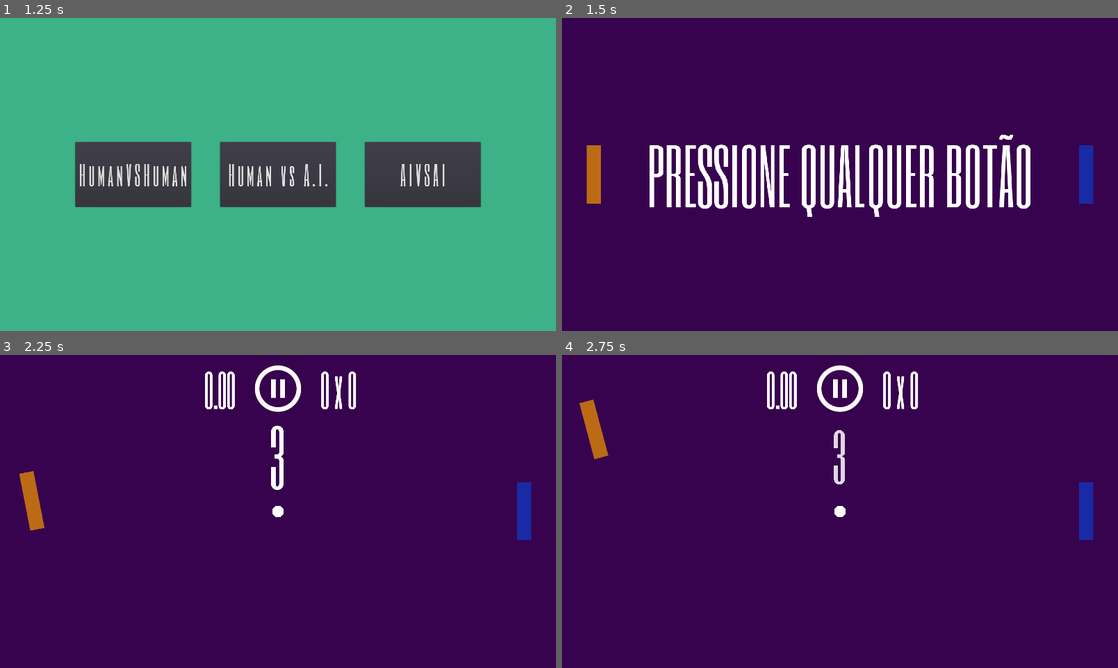
Above: before the commit, frames 1-4 (two rows, left to right).
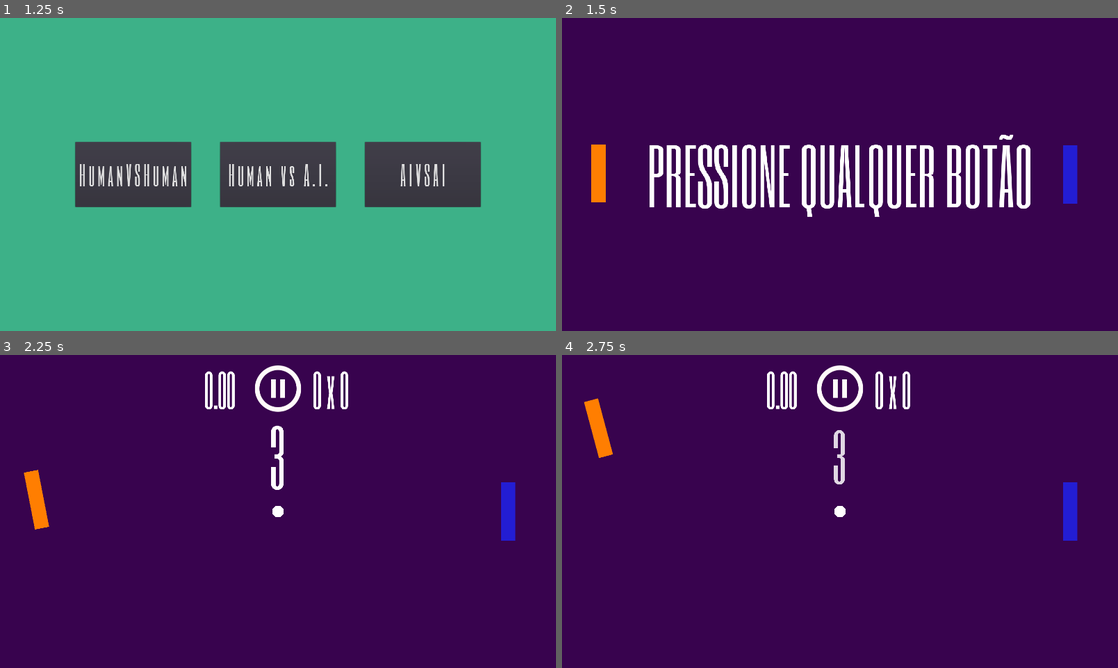
Above: after the commit, the same moments.

Repository: luizcarlos1405/papon
Game: Godot game, scene res://src/MainMenu/MainMenu.tscn
Two runs of this game, one before a commit and one after it. Both use one fixed random seed, a clock stepped at 60 frames per second and the inputs below.
Inputs (mouse positions are in pixels of both pictures, inside the frame that each line leads up to):
- Up to frame 1 (1.25 s): click "Play" at 0.5 s
- Up to frame 2 (1.5 s): click "HumanVSHuman" at 1.25 s
- Up to frame 3 (2.25 s): tap Enter at 2 s; move the mouse to (400, 495) at 2.02 s; hold W (lp_move_up) from 2.03 s (still down); click (400, 495) at 2.17 s
- Up to frame 4 (2.75 s): keep holding W (lp_move_up)

Frame 1 is identical in both runs. In frame 2, 1.6% of the frame differs, in the area x 4-96%, y 40-60%; in frame 3, 2.3%; in frame 4, 2.3%, in the area x 3-96%, y 5-60%.

Commit message:
Correção de bugs e refatoramento do código do Pad

Diff:
--- a/src/Ball/Ball.gd
+++ b/src/Ball/Ball.gd
@@ -16,6 +16,7 @@
 
 onready var collision_shape: = $CollisionShape2D
 onready var raycast: = $RayCast2D
+onready var audio_stream_player = $AudioStreamPlayer
 
 
 func _init() -> void:
@@ -99,6 +100,8 @@
 		_speed += speed_increase_factor
 		Event.emit_signal("Ball_hit_pad")
 
+	audio_stream_player.play()
+
 
 # warning-ignore:shadowed_variable
 static func variate_direction(direction: Vector2, variation_degrees: float) -> Vector2:
--- a/src/Ball/Ball.tscn
+++ b/src/Ball/Ball.tscn
@@ -1,6 +1,7 @@
-[gd_scene load_steps=3 format=2]
+[gd_scene load_steps=4 format=2]
 
 [ext_resource path="res://src/Ball/Ball.gd" type="Script" id=1]
+[ext_resource path="res://assets/audio/fx/hit.wav" type="AudioStream" id=2]
 
 [sub_resource type="CircleShape2D" id=1]
 
@@ -14,3 +15,6 @@
 shape = SubResource( 1 )
 
 [node name="RayCast2D" type="RayCast2D" parent="."]
+
+[node name="AudioStreamPlayer" type="AudioStreamPlayer" parent="."]
+stream = ExtResource( 2 )
--- a/src/Game/Game.gd
+++ b/src/Game/Game.gd
@@ -5,7 +5,7 @@
 onready var match_time_left: Label = $GUI/Control/MatchTimeLeft
 onready var start_message: Label = $GUI/Control/StartMessage
 onready var match_timer: Timer = $MatchTimer
-onready var score: Label = $GUI/Control/Score
+onready var score: Label = $GUI/Control/ScoreAxis/Score
 onready var pause: TextureButton = $GUI/Control/Pause
 
 
@@ -36,7 +36,7 @@
 
 
 func _input(event: InputEvent) -> void:
-	if event is InputEventKey:
+	if event is InputEventKey or event is InputEventScreenTouch:
 		if event.pressed:
 			match state:
 				Enum.GameState.PRE_GAME, Enum.GameState.POS_GAME:
--- a/src/Game/Game.tscn
+++ b/src/Game/Game.tscn
@@ -7,13 +7,11 @@
 [ext_resource path="res://src/classes/StartMessage.gd" type="Script" id=5]
 [ext_resource path="res://src/Game/ShakyCamera.gd" type="Script" id=6]
 [ext_resource path="res://src/Ball/Ball.tscn" type="PackedScene" id=7]
-[ext_resource path="res://src/RightPad/RightPad.tscn" type="PackedScene" id=8]
+[ext_resource path="res://src/Pad/Pad.tscn" type="PackedScene" id=8]
 [ext_resource path="res://src/Game/Menu.gd" type="Script" id=9]
-[ext_resource path="res://src/LeftPad/LeftPad.tscn" type="PackedScene" id=10]
 [ext_resource path="res://src/classes/PointArea.gd" type="Script" id=11]
 [ext_resource path="res://assets/icons/pause_circle_outline-24px.svg" type="Texture" id=12]
 [ext_resource path="res://src/classes/Pause.gd" type="Script" id=13]
-[ext_resource path="res://src/classes/TouchControl.gd" type="Script" id=14]
 
 [sub_resource type="DynamicFont" id=1]
 size = 150
@@ -31,7 +29,7 @@
 "times": PoolRealArray( 0, 1 ),
 "transitions": PoolRealArray( 1, 1 ),
 "update": 0,
-"values": [ Vector2( 1107, 20 ), Vector2( 894, 199 ) ]
+"values": [ Vector2( 120, 20 ), Vector2( -61, 309 ) ]
 }
 tracks/1/type = "value"
 tracks/1/path = NodePath(".:rect_scale")
@@ -86,12 +84,19 @@
 "_edit_use_anchors_": false
 }
 
-[node name="Score" type="Label" parent="GUI/Control"]
-anchor_left = 0.5
-anchor_right = 0.5
-margin_left = 147.0
+[node name="ScoreAxis" type="Control" parent="GUI/Control"]
+anchor_left = 0.5
+anchor_right = 0.5
+__meta__ = {
+"_edit_use_anchors_": false
+}
+
+[node name="Score" type="Label" parent="GUI/Control/ScoreAxis"]
+anchor_left = 0.5
+anchor_right = 0.5
+margin_left = 120.0
 margin_top = 20.0
-margin_right = 271.0
+margin_right = 244.0
 margin_bottom = 218.0
 grow_horizontal = 2
 grow_vertical = 2
@@ -103,7 +108,7 @@
 "_edit_use_anchors_": false
 }
 
-[node name="AnimationPlayer" type="AnimationPlayer" parent="GUI/Control/Score"]
+[node name="AnimationPlayer" type="AnimationPlayer" parent="GUI/Control/ScoreAxis/Score"]
 anims/show_result = SubResource( 2 )
 
 [node name="Pause" type="TextureButton" parent="GUI/Control"]
@@ -231,6 +236,16 @@
 [node name="Ball" parent="." instance=ExtResource( 7 )]
 position = Vector2( 1, 0 )
 
+[node name="LeftPad" parent="." instance=ExtResource( 8 )]
+position = Vector2( -834, -4 )
+
+[node name="RightPad" parent="." instance=ExtResource( 8 )]
+position = Vector2( 795, 0 )
+rotation = -3.14159
+side = 1
+speed_angle_degrees = -15
+color = Color( 0.137255, 0.113725, 0.827451, 1 )
+
 [node name="Wall" type="StaticBody2D" parent="."]
 __meta__ = {
 "_edit_group_": true
@@ -243,18 +258,6 @@
 [node name="CollisionShape2D2" type="CollisionShape2D" parent="Wall"]
 position = Vector2( 0, 550 )
 shape = SubResource( 5 )
-
-[node name="RightPad" parent="." instance=ExtResource( 8 )]
-position = Vector2( 850, 0 )
-
-[node name="TouchControl" type="Node" parent="RightPad"]
-script = ExtResource( 14 )
-
-[node name="LeftPad" parent="." instance=ExtResource( 10 )]
-position = Vector2( -850, 0 )
-
-[node name="TouchControl2" type="Node" parent="LeftPad"]
-script = ExtResource( 14 )
 
 [node name="LeftPointArea" type="Area2D" parent="."]
 position = Vector2( -1520, 0 )
--- a/src/LeftPad/LeftPad.gd
+++ /dev/null
@@ -1,16 +0,0 @@
-tool
-extends "res://src/Pad/Pad.gd"
-
-func _ready():
-	if not get_tree().has_meta("right_controller"):
-		return
-
-	match get_tree().get_meta("left_controller"):
-		"HUMAN":
-			var keyboard_control: = KeybardControl.new()
-			keyboard_control.move_up_action = "lp_move_up"
-			keyboard_control.move_down_action = "lp_move_down"
-			add_child(keyboard_control)
-
-		"AI":
-			add_child(AIControl.new())
--- a/src/LeftPad/LeftPad.tscn
+++ /dev/null
@@ -1,15 +0,0 @@
-[gd_scene load_steps=4 format=2]
-
-[ext_resource path="res://src/Pad/Pad.tscn" type="PackedScene" id=1]
-[ext_resource path="res://src/LeftPad/LeftPad.gd" type="Script" id=2]
-
-[sub_resource type="SegmentShape2D" id=1]
-a = Vector2( 25, -100 )
-b = Vector2( 25, 100 )
-
-[node name="LeftPad" instance=ExtResource( 1 )]
-script = ExtResource( 2 )
-color = Color( 0.737255, 0.419608, 0.0823529, 1 )
-
-[node name="CollisionShape2D" parent="." index="0"]
-shape = SubResource( 1 )
--- a/src/ModeSelection/ModeSelection.gd
+++ b/src/ModeSelection/ModeSelection.gd
@@ -2,6 +2,7 @@
 
 export var GamePackedScene: PackedScene
 
+var HumanControl = TouchControl if OS.get_name() == "Android" else KeybardControl
 
 onready var human_vs_ai: Button = $Modes/HumanVSHuman
 onready var human_vs_human: Button = $Modes/HumanVSAI
@@ -15,21 +16,21 @@
 
 
 func _on_HumanVSHuman_pressed() -> void:
-	get_tree().set_meta("left_controller", "HUMAN")
-	get_tree().set_meta("right_controller", "HUMAN")
+	get_tree().set_meta("left_controller", HumanControl)
+	get_tree().set_meta("right_controller", HumanControl)
 
 	get_tree().change_scene_to(GamePackedScene)
 
 
 func _on_HumanVSAI_pressed() -> void:
-	get_tree().set_meta("left_controller", "HUMAN")
-	get_tree().set_meta("right_controller", "AI")
+	get_tree().set_meta("left_controller", HumanControl)
+	get_tree().set_meta("right_controller", AIControl)
 
 	get_tree().change_scene_to(GamePackedScene)
 
 
 func _on_AIVSAI_pressed() -> void:
-	get_tree().set_meta("left_controller", "AI")
-	get_tree().set_meta("right_controller", "AI")
+	get_tree().set_meta("left_controller", AIControl)
+	get_tree().set_meta("right_controller", AIControl)
 
 	get_tree().change_scene_to(GamePackedScene)
--- a/src/Pad/Pad.gd
+++ b/src/Pad/Pad.gd
@@ -1,10 +1,14 @@
 tool
 extends KinematicBody2D
 
+enum Side {LEFT, RIGHT}
+
+export(Side) var side: int = 0 setget set_side
 export var acceleration: = 500
 export var speed_angle_degrees: = 15
 export var size: = Vector2(50, 200)
 export var color: = Color(1, 1, 1)
+
 
 var speed: = 500
 var input_direction: = 0.0
@@ -12,6 +16,8 @@
 var _velocity: = 0.0
 var _target_velocity: = 0.0
 var _min_y_position: = size.y / 2.0
+var _base_angle_degrees: = 0 if side == Side.LEFT else 180
+
 onready var _max_y_position: float = ProjectSettings.get("display/window/size/height") - size.y / 2.0
 
 
@@ -19,9 +25,18 @@
 	add_to_group("Pad")
 
 
+func _ready() -> void:
+	if side == Side.LEFT:
+		var Controller = get_tree().get_meta("left_controller")
+		add_child(Controller.new())
+	else:
+		var Controller = get_tree().get_meta("right_controller")
+		add_child(Controller.new())
+
+
 func _physics_process(delta: float) -> void:
 	_velocity = calculate_velocity(input_direction, _velocity, speed, acceleration, delta)
-	rotation_degrees = calculate_rotation(_velocity, speed, speed_angle_degrees)
+	rotation_degrees = _base_angle_degrees + calculate_rotation(_velocity, speed, speed_angle_degrees)
 
 	move_and_collide(Vector2(0.0, _velocity * delta))
 
@@ -59,5 +74,10 @@
 	return output
 
 
+func set_side(value: int) -> void:
+	side = value
+	_base_angle_degrees = 0 if side == Side.LEFT else 180
+
+
 func _draw() -> void:
 	draw_rect(Rect2(-size / 2.0, size), color)
--- a/src/Pad/Pad.tscn
+++ b/src/Pad/Pad.tscn
@@ -3,8 +3,8 @@
 [ext_resource path="res://src/Pad/Pad.gd" type="Script" id=1]
 
 [sub_resource type="SegmentShape2D" id=1]
-a = Vector2( -25, -100 )
-b = Vector2( -25, 100 )
+a = Vector2( 25, -100 )
+b = Vector2( 25, 100 )
 
 [node name="Pad" type="KinematicBody2D"]
 script = ExtResource( 1 )
--- a/src/RightPad/RightPad.gd
+++ /dev/null
@@ -1,16 +0,0 @@
-tool
-extends "res://src/Pad/Pad.gd"
-
-func _ready():
-	if not get_tree().has_meta("right_controller"):
-		return
-
-	match get_tree().get_meta("right_controller"):
-		"HUMAN":
-			var keyboard_control: = KeybardControl.new()
-			keyboard_control.move_up_action = "rp_move_up"
-			keyboard_control.move_down_action = "rp_move_down"
-			add_child(keyboard_control)
-
-		"AI":
-			add_child(AIControl.new())
--- a/src/RightPad/RightPad.tscn
+++ /dev/null
@@ -1,9 +0,0 @@
-[gd_scene load_steps=3 format=2]
-
-[ext_resource path="res://src/Pad/Pad.tscn" type="PackedScene" id=1]
-[ext_resource path="res://src/RightPad/RightPad.gd" type="Script" id=2]
-
-[node name="RightPad" instance=ExtResource( 1 )]
-script = ExtResource( 2 )
-speed_angle_degrees = -15
-color = Color( 0.0941176, 0.168627, 0.643137, 1 )
--- a/src/classes/KeyboardControl.gd
+++ b/src/classes/KeyboardControl.gd
@@ -1,15 +1,31 @@
 extends Node
 class_name KeybardControl
 
-export var move_up_action: = "lp_move_up"
-export var move_down_action: = "lp_move_down"
+var game_width: float = ProjectSettings.get("display/window/size/width")
+var game_height: float = ProjectSettings.get("display/window/size/height")
+var game_x_center: = game_width / 2.0
+var game_y_center: = game_height / 2.0
+
+var move_up_action: = "lp_move_up"
+var move_down_action: = "lp_move_down"
 
 onready var pad = get_parent()
+
+var _side: = 0
 
 
 func _ready() -> void:
 	if not pad.is_in_group("Pad"):
-		push_error("KeyboardControl should be a child of a Pad")
+		push_error("TouchControl should be a child of a Pad")
+		return
+
+	if pad.global_position.x > game_x_center:
+		move_up_action = "rp_move_up"
+		move_down_action = "rp_move_down"
+
+	else:
+		move_up_action = "lp_move_up"
+		move_down_action = "lp_move_down"
 
 
 func _physics_process(delta: float) -> void:
Not shown, added: assets/audio/fx/hit.wav.import
Not shown: 1 places in src/Game/Game.tscn that only renumber resources
Not shown, added: Pa-pon.apk
Not shown, added: assets/audio/fx/hit.wav
